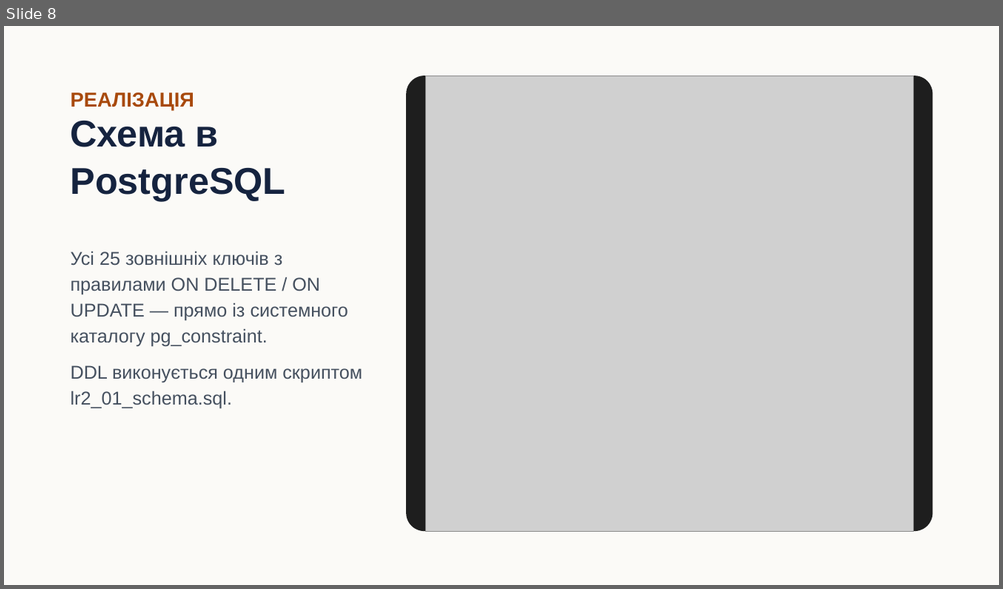
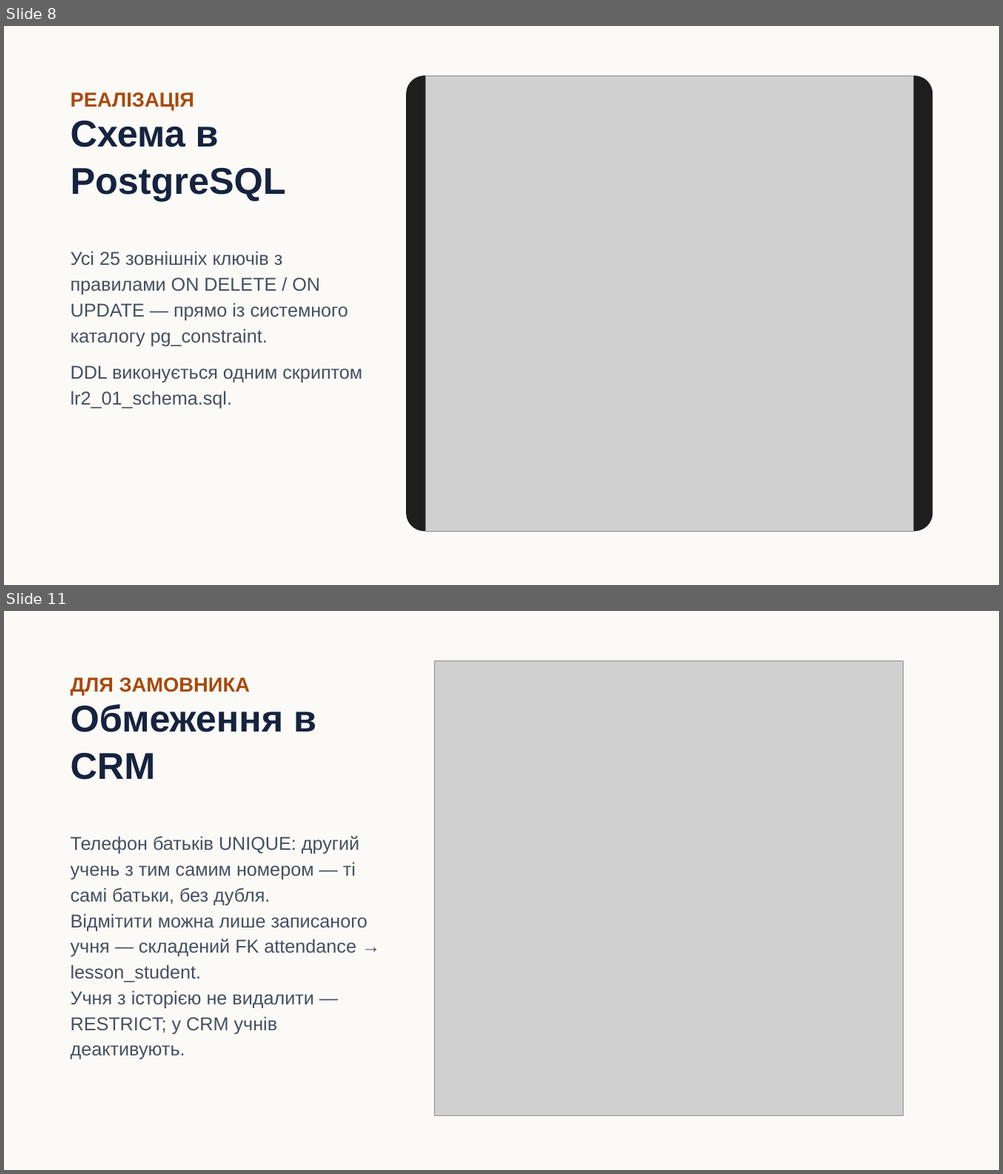
Before and after one commit to ut2ucn-dev/ut2ucn-dev.github.io, a slide deck: docs/db-labs/Презентація_ЛР2.pptx. Shown one above the other, each under a label of ours: slide 8 before the commit, slides 8 and 11 after it; the slides between them are not shown. The pictures are 1003x589 and 1003x1174 pixels, drawn with LibreOffice and Linux fonts; fonts in the diff are those of the drawing; grey boxes stand for pictures. Boxes give left, top, right and bottom in pixels: in the first picture for what was removed or moved away, otherwise in the second. Text is boxed around its words. In the diff, an @@ line names an element or a change of style, - is before the commit and + after.

```diff
--- a/docs/db-labs/Презентація_ЛР2.pptx
+++ b/docs/db-labs/Презентація_ЛР2.pptx
@@ slide 11 added at [4,611,999,1170], background #FBFAF7 @@
@@ picture added at [435,661,903,1116] @@
@@ text added at [71,678,250,695], 19.5 pt, text #A8490C, bold @@
+ДЛЯ ЗАМОВНИКА
@@ text added at [71,704,316,780], 36 pt, text #15233F, bold @@
+Обмеження в CRM
@@ text added at [71,836,367,1059], 18 pt, text #45505F @@
+Телефон батьків UNIQUE: другий учень з тим самим номером — ті самі батьки, без дубля.
+Відмітити можна лише записаного учня — складений FK attendance → lesson_student.
+Учня з історією не видалити — RESTRICT; у CRM учнів деактивують.
```
Also in this commit, not shown: 7 slides changed, 1 other slide added, 1 slide removed, 5 other files.
